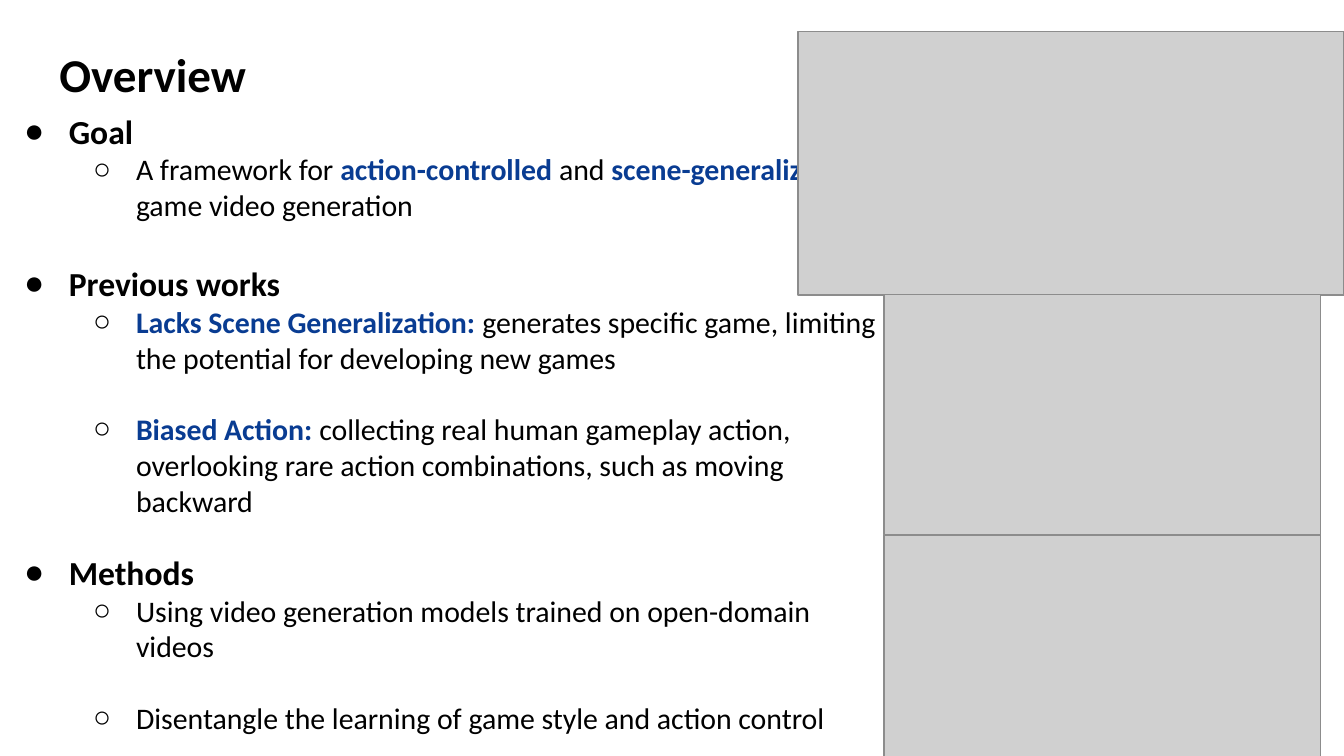
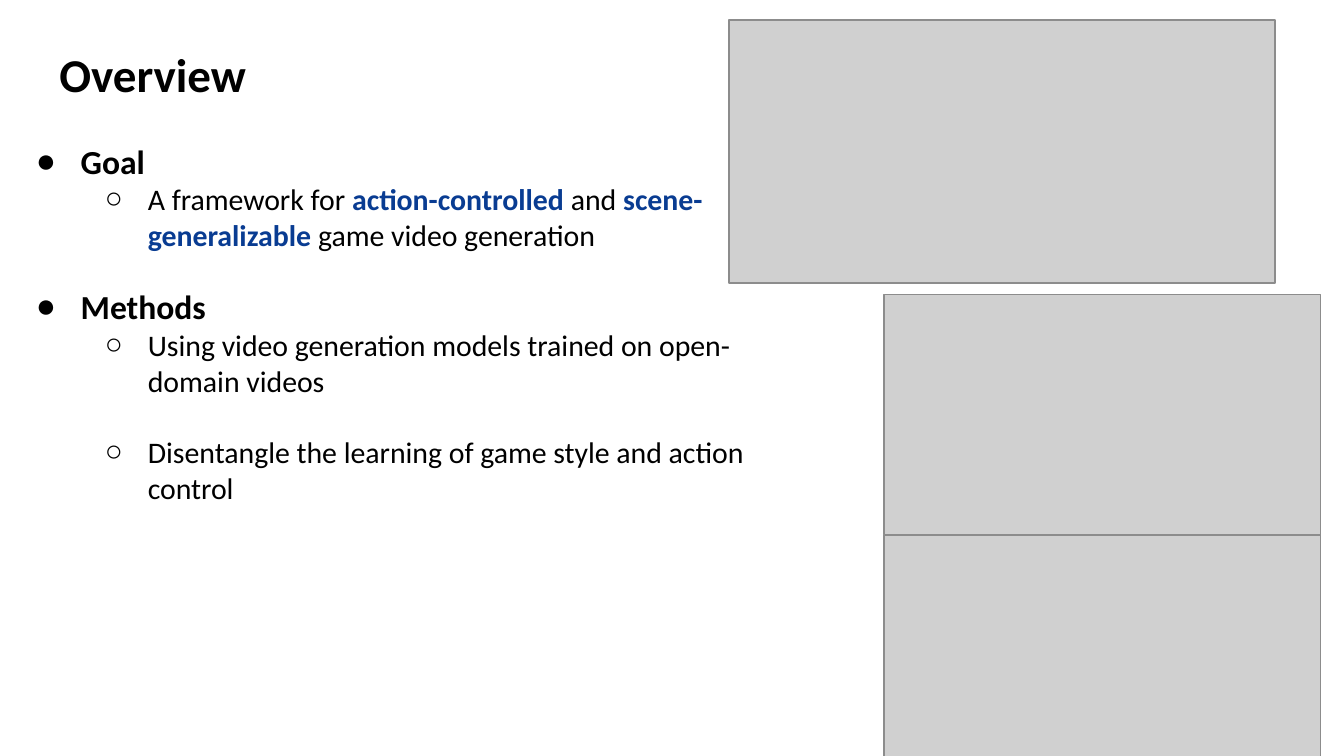
Before and after one commit to Lukelaitw/2025-VLL-undergraduate-research, a slide deck: slide 7 of summary/VLL_Summary.pptx. Drawn at 1344x756 pixels with LibreOffice and Linux fonts; fonts in the diff are those of the drawing; grey boxes stand for pictures. Boxes give left, top, right and bottom in pixels: in the first picture for what was removed or moved away, otherwise in the second. Text is boxed around its words. In the diff, an @@ line names an element or a change of style, - is before the commit and + after.

```diff
--- a/summary/VLL_Summary.pptx
+++ b/summary/VLL_Summary.pptx
@@ picture: place and size @@
-picture at [798,32,1344,296]
+picture at [730,20,1275,284]
@@ text "Goal": place and size @@
-text "Goal" at [69,120,875,734]
+text "Goal" at [81,150,744,500]
@@ text at [69,272,875,513]: paragraphs removed @@
-● Previous works
-  ○ Lacks Scene Generalization: generates specific game, limiting the potential for developing new games
-  ○ Biased Action: collecting real human gameplay action, overlooking rare action combinations, such as moving backward
```
Also in this commit, not shown: 5 other slides changed, 2 other files.
